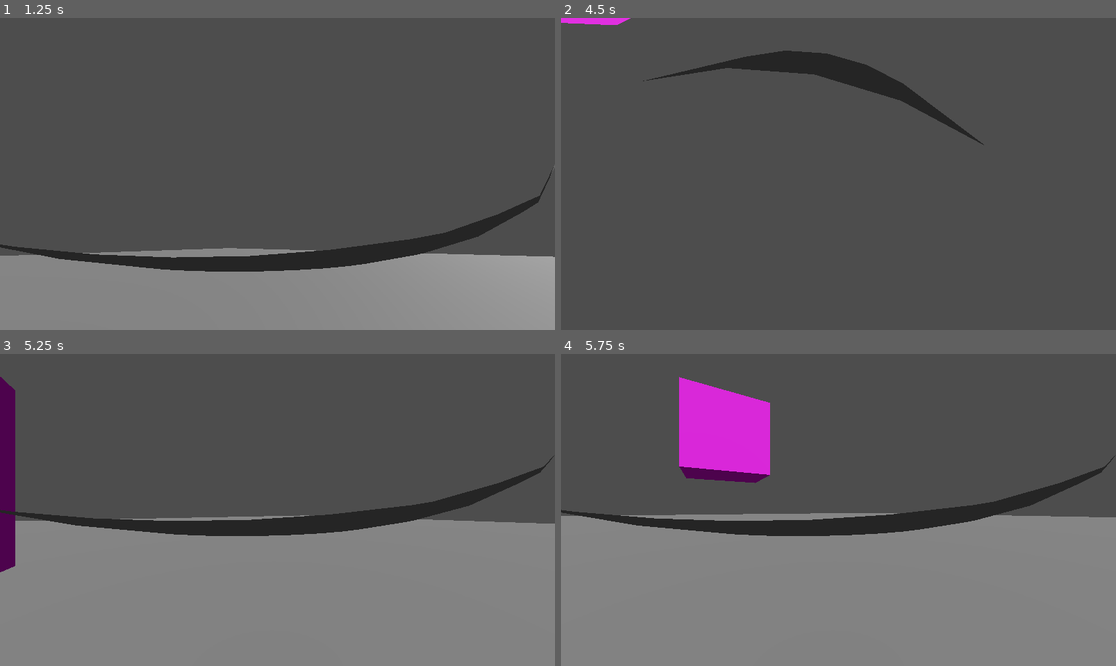
Above: before the commit, frames 1-4 (two rows, left to right).
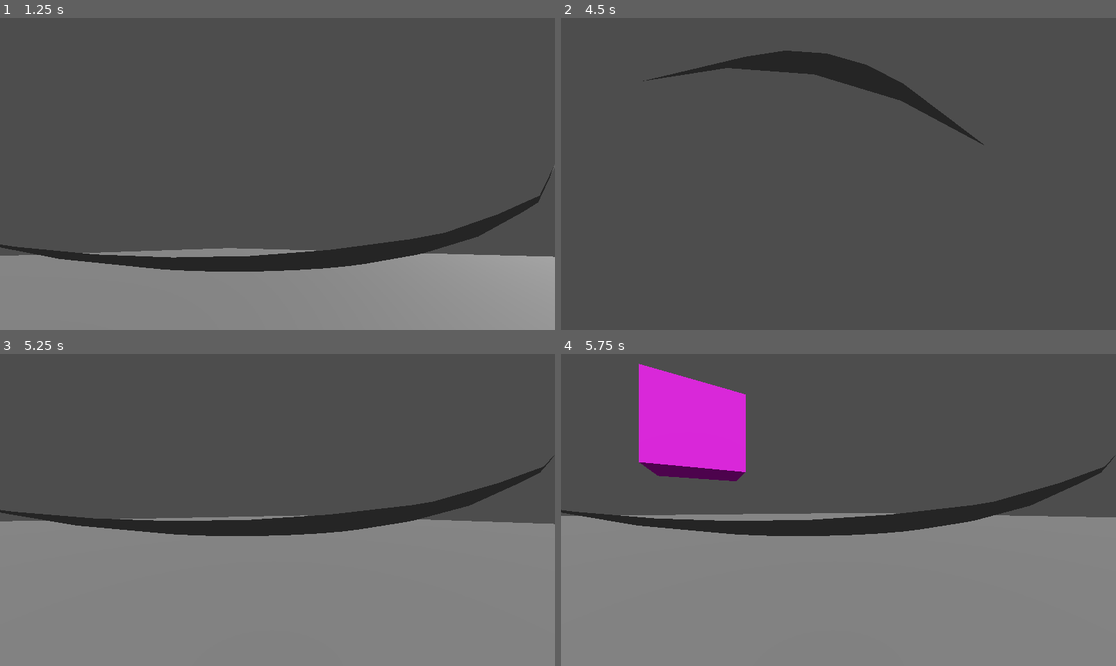
Above: after the commit, the same moments.

Repository: WNPendleton/ggj24
Game: Godot game, scene res://scenes/humanhyenagame.tscn
Same seed, same stepped clock (60 frames per second), same inputs: the game is played once before the commit and once after it. This scene is started directly instead of the project's main scene.
Inputs (mouse positions are in pixels of both pictures, inside the frame that each line leads up to):
- Up to frame 1 (1.25 s): tap Enter at 0.5 s; move the mouse to (399, 158) at 0.52 s; hold D (strafe-right) from 0.53 s (still down); tap Space (jump) at 0.77 s
- Up to frame 2 (4.5 s): move the mouse to (727, 189) at 1.27 s; release D (strafe-right) at 1.28 s; hold S (backward) 1.28-2.03 s; tap Space (jump) at 1.52, 2, 3.02, 3.5, 3.77 s; move the mouse to (894, 105) at 2.02 s; hold D (strafe-right) 2.03-2.78 s; tap Enter at 2.75, 4.25 s; move the mouse to (810, 236) at 2.77 s; hold W (forward) 2.78-3.53 s; move the mouse to (1005, 220) at 3.52 s; hold A (strafe-left) from 3.53 s (still down); move the mouse to (672, 127) at 4.27 s
- Up to frame 3 (5.25 s): tap Space (jump) at 4.52, 5 s; move the mouse to (305, 510) at 5.02 s; release A (strafe-left) at 5.03 s; hold S (backward) from 5.03 s (still down)
- Up to frame 4 (5.75 s): keep holding S (backward)

Frame 1 is identical in both runs. In frame 2, 0.2% of the frame differs, in the area x 0-13%, y 0-3%; in frame 3, 1.6%; in frame 4, 3.7%, in the area x 14-96%, y 3-53%.

Commit message:
more rotation fixing

Diff:
--- a/prefabs/player_character.tscn
+++ b/prefabs/player_character.tscn
@@ -14,18 +14,21 @@
 properties/1/path = NodePath(".:position")
 properties/1/spawn = true
 properties/1/replication_mode = 1
-properties/2/path = NodePath(".:rotation")
-properties/2/spawn = true
-properties/2/replication_mode = 1
 
 [sub_resource type="SceneReplicationConfig" id="SceneReplicationConfig_h6muu"]
 properties/0/path = NodePath("PlayerInput:direction")
 properties/0/spawn = false
 properties/0/replication_mode = 1
+properties/1/path = NodePath("PlayerInput:rot_x")
+properties/1/spawn = false
+properties/1/replication_mode = 1
+properties/2/path = NodePath("PlayerInput:rot_y")
+properties/2/spawn = false
+properties/2/replication_mode = 1
 
 [sub_resource type="CapsuleMesh" id="CapsuleMesh_hufik"]
 
-[node name="CharacterBody3D" type="CharacterBody3D"]
+[node name="Player" type="CharacterBody3D"]
 transform = Transform3D(1, 0, 0, 0, 1, 0, 0, 0, 1, 0, 2.265, 0)
 script = ExtResource("1_tlqjf")
 
--- a/scripts/PlayerInput.gd
+++ b/scripts/PlayerInput.gd
@@ -2,6 +2,12 @@
 
 @export var jumping := false
 @export var direction := Vector2()
+
+@export var rot_x = 0
+@export var rot_y = 0
+
+const max_rot_y = PI/2
+const LOOK_SPEED = 0.01
 
 # Called when the node enters the scene tree for the first time.
 func _ready():
@@ -16,3 +22,13 @@
 	direction = Input.get_vector("strafe-left", "strafe-right", "forward", "backward")
 	if Input.is_action_just_pressed("jump"):
 		jump.rpc()
+
+func _input(event):
+	if event is InputEventMouseMotion:
+		rot_x += event.relative.x * LOOK_SPEED
+		rot_y += event.relative.y * LOOK_SPEED
+
+		if rot_y > max_rot_y:
+			rot_y = max_rot_y
+		if rot_y < -max_rot_y:
+			rot_y = -max_rot_y
--- a/scripts/player_controller.gd
+++ b/scripts/player_controller.gd
@@ -2,13 +2,8 @@
 
 @export var SPEED = 5.0
 @export var JUMP_VELOCITY = 4.5
-@export var LOOK_SPEED = 0.01
-@export var max_rot_y = PI/2
 
 @onready var camera = get_node("Camera")
-
-var rot_x = 0
-var rot_y = 0
 
 var gravity = ProjectSettings.get_setting("physics/3d/default_gravity")
 
@@ -58,22 +53,11 @@
 	#else:
 		#velocity.x = 0
 		#velocity.z = 0
-
+	transform.basis = Basis()
+	camera.transform.basis = Basis()
+	rotate_object_local(Vector3(0,1,0), -input.rot_x)
+	camera.rotate_object_local(Vector3(1,0,0), -input.rot_y)
 	move_and_slide()
-
-func _input(event):
-	if event is InputEventMouseMotion:
-		rot_x += event.relative.x * LOOK_SPEED
-		rot_y += event.relative.y * LOOK_SPEED
-
-		if rot_y > max_rot_y:
-			rot_y = max_rot_y
-		if rot_y < -max_rot_y:
-			rot_y = -max_rot_y
-		transform.basis = Basis()
-		camera.transform.basis = Basis()
-		rotate_object_local(Vector3(0,1,0), -rot_x)
-		camera.rotate_object_local(Vector3(1,0,0), -rot_y)
 
 @rpc("any_peer", "call_local", "reliable")
 func screech():
